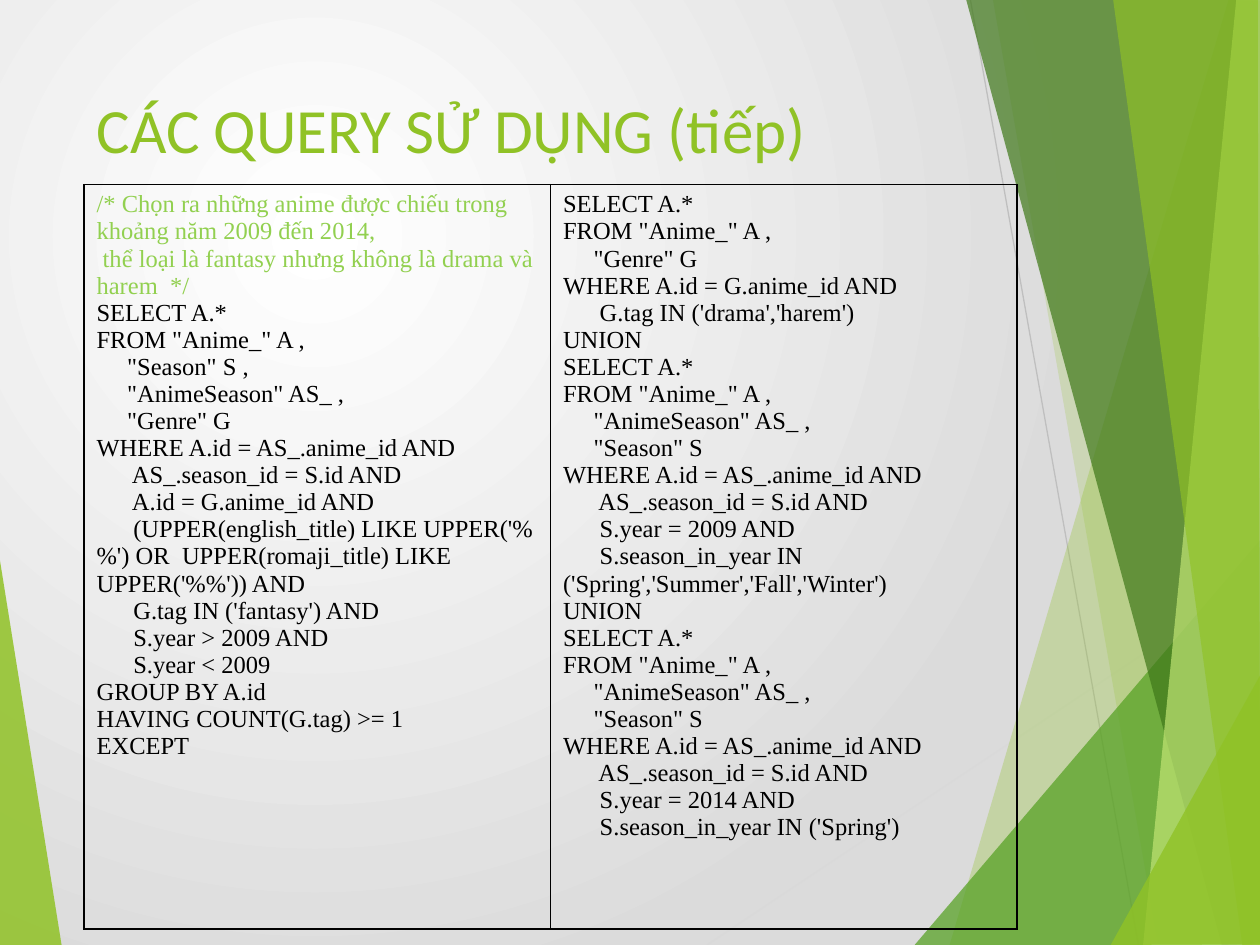
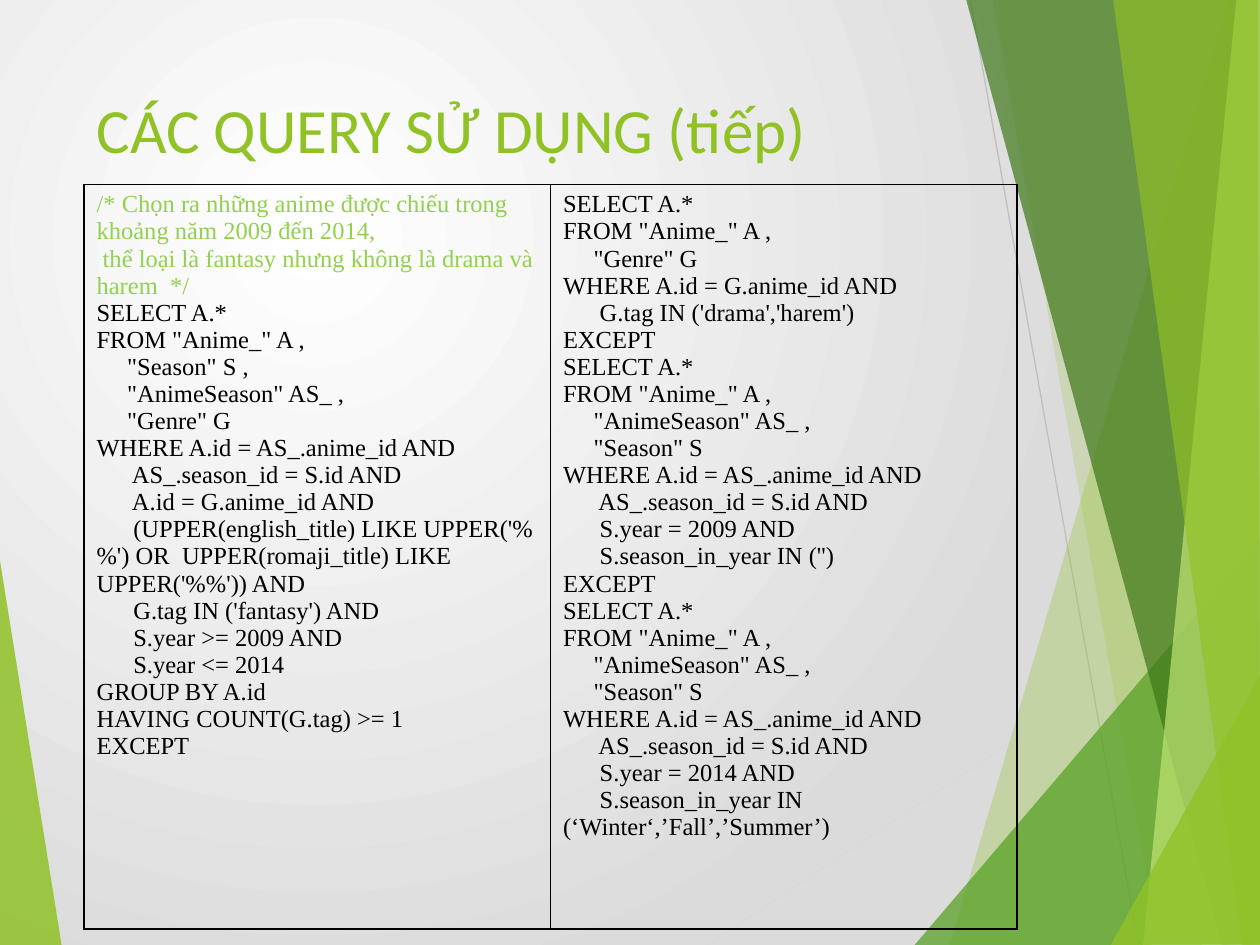
Before and after one commit to fuuka1994/animesearch, a slide deck: slide 20 of REPORT_README/Report.pptx. Drawn at 1260x945 pixels with LibreOffice and Linux fonts; fonts in the diff are those of the drawing. Boxes give left, top, right and bottom in pixels: in the first picture for what was removed or moved away, otherwise in the second. Text is boxed around its words. In the diff, an @@ line names an element or a change of style, - is before the commit and + after.

Commit message:
Update readme, query

```diff
--- a/REPORT_README/Report.pptx
+++ b/REPORT_README/Report.pptx
@@ table at (x1=84, y1=185, x2=1017, y2=930) @@
@@ row 1, column 1: "/* Chọn ra những anime được chiếu trong khoảng năm 2009 đến 2014, / thể loại là fantasy nhưng không là drama và harem */ / SELECT A.* / FROM "Anime_" A , / "Season" S , / "AnimeSeason" AS_ , / "Genre" G / WHERE A.id = AS_.anime_id AND / AS_.season_id = S.id AND / A.id = G.anime_id AND / (UPPER(english_title) LIKE UPPER('%%') OR UPPER(romaji_title) LIKE UPPER('%%')) AND / G.tag IN ('fantasy') AND / S.year > 2009 AND / S.year < 2009 / GROUP BY A.id / HAVING COUNT(G.tag) >= 1 / EXCEPT" to "/* Chọn ra những anime được chiếu trong khoảng năm 2009 đến 2014, / thể loại là fantasy nhưng không là drama và harem */ / SELECT A.* / FROM "Anime_" A , / "Season" S , / "AnimeSeason" AS_ , / "Genre" G / WHERE A.id = AS_.anime_id AND / AS_.season_id = S.id AND / A.id = G.anime_id AND / (UPPER(english_title) LIKE UPPER('%%') OR UPPER(romaji_title) LIKE UPPER('%%')) AND / G.tag IN ('fantasy') AND / S.year >= 2009 AND / S.year <= 2014 / GROUP BY A.id / HAVING COUNT(G.tag) >= 1 / EXCEPT" @@
@@ row 1, column 2: "SELECT A.* / FROM "Anime_" A , / "Genre" G / WHERE A.id = G.anime_id AND / G.tag IN ('drama','harem') / UNION / SELECT A.* / FROM "Anime_" A , / "AnimeSeason" AS_ , / "Season" S / WHERE A.id = AS_.anime_id AND / AS_.season_id = S.id AND / S.year = 2009 AND / S.season_in_year IN ('Spring','Summer','Fall','Winter') / UNION / SELECT A.* / FROM "Anime_" A , / "AnimeSeason" AS_ , / "Season" S / WHERE A.id = AS_.anime_id AND / AS_.season_id = S.id AND / S.year = 2014 AND / S.season_in_year IN ('Spring')" to "SELECT A.* / FROM "Anime_" A , / "Genre" G / WHERE A.id = G.anime_id AND / G.tag IN ('drama','harem') / EXCEPT / SELECT A.* / FROM "Anime_" A , / "AnimeSeason" AS_ , / "Season" S / WHERE A.id = AS_.anime_id AND / AS_.season_id = S.id AND / S.year = 2009 AND / S.season_in_year IN ('') / EXCEPT / SELECT A.* / FROM "Anime_" A , / "AnimeSeason" AS_ , / "Season" S / WHERE A.id = AS_.anime_id AND / AS_.season_id = S.id AND / S.year = 2014 AND / S.season_in_year IN (‘Winter‘,’Fall’,’Summer’)" @@
```
Also in this commit, not shown: 3 other slides changed, 3 other files.
